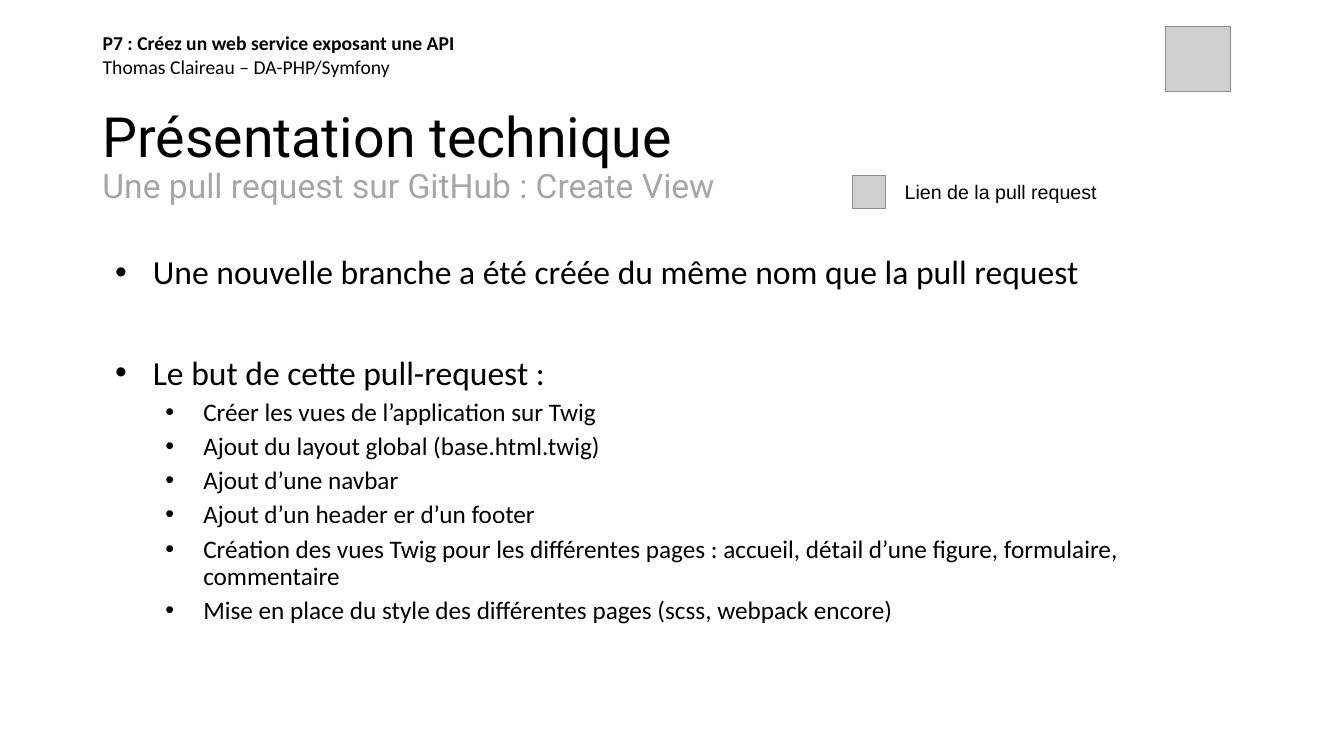
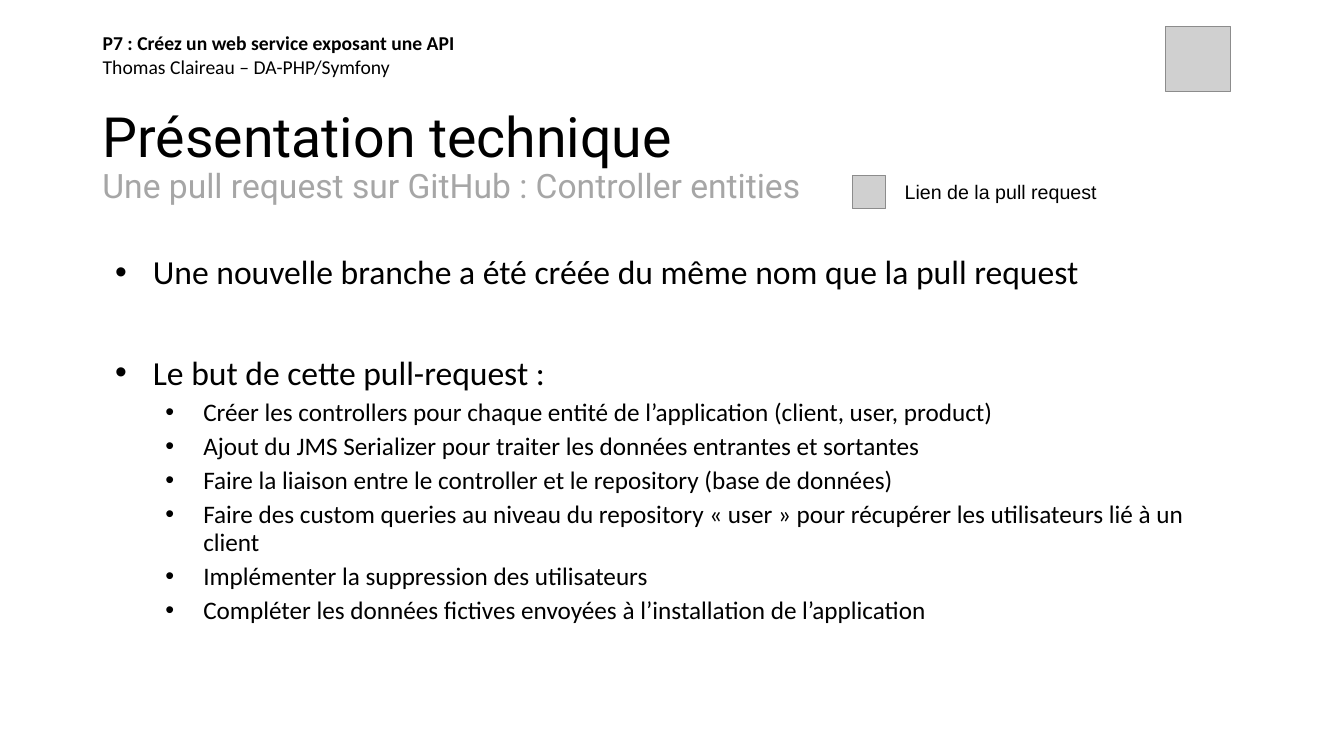
Before and after one commit to thomas-claireau/PHP-P7-Openclassrooms, a slide deck: slide 9 of P7_claireau_thomas/présentation-p7-php-openclassrooms.pptx. Drawn at 1344x756 pixels with LibreOffice and Linux fonts; fonts in the diff are those of the drawing; grey boxes stand for pictures. Boxes give left, top, right and bottom in pixels: in the first picture for what was removed or moved away, otherwise in the second. Text is boxed around its words. In the diff, an @@ line names an element or a change of style, - is before the commit and + after.

Commit message:
update presentation

```diff
--- a/P7_claireau_thomas/présentation-p7-php-openclassrooms.pptx
+++ b/P7_claireau_thomas/présentation-p7-php-openclassrooms.pptx
@@ title at (x1=102, y1=115, x2=800, y2=205): text changed @@
-Présentation technique
-Une pull request sur GitHub : Create View
+Présentation technique
+Une pull request sur GitHub : Controller entities
@@ text at (x1=203, y1=402, x2=1182, y2=623): text changed @@
-  • Créer les vues de l’application sur Twig
-  • Ajout du layout global (base.html.twig)
-  • Ajout d’une navbar
-  • Ajout d’un header er d’un footer
-  • Création des vues Twig pour les différentes pages : accueil, détail d’une figure, formulaire, commentaire
-  • Mise en place du style des différentes pages (scss, webpack encore)
+  • Créer les controllers pour chaque entité de l’application (client, user, product)
+  • Ajout du JMS Serializer pour traiter les données entrantes et sortantes
+  • Faire la liaison entre le controller et le repository (base de données)
+  • Faire des custom queries au niveau du repository « user » pour récupérer les utilisateurs lié à un client
+  • Implémenter la suppression des utilisateurs
+  • Compléter les données fictives envoyées à l’installation de l’application
```
Also in this commit, not shown: 3 other slides changed.
